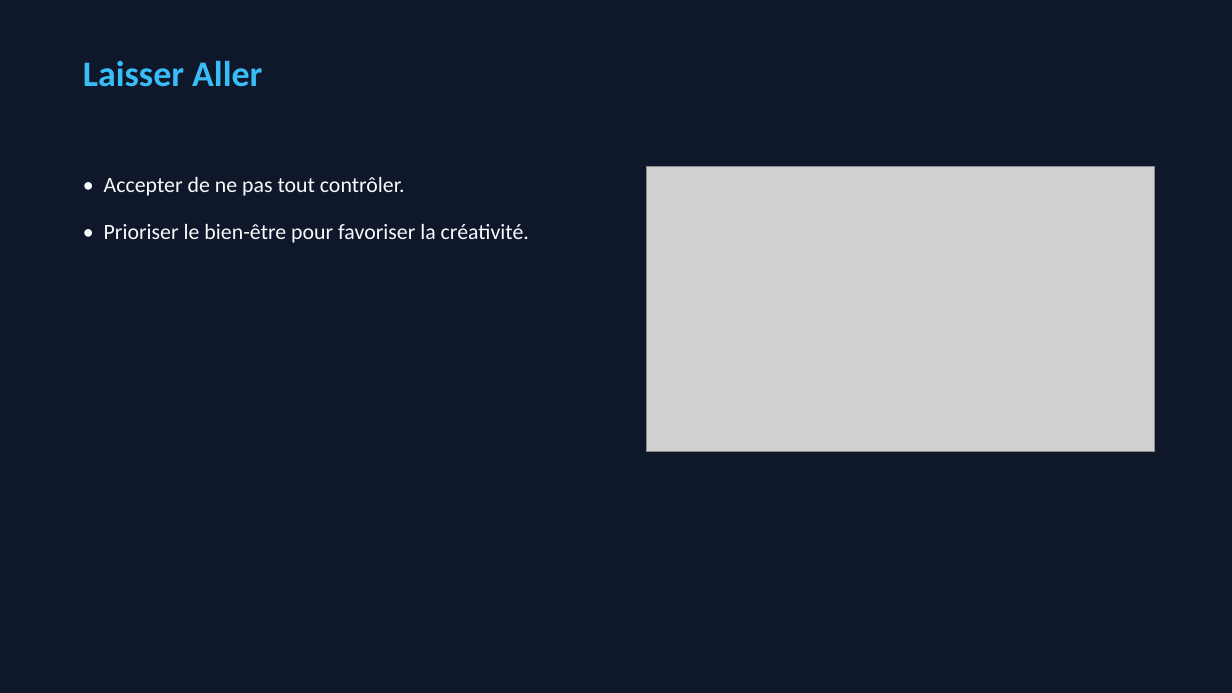
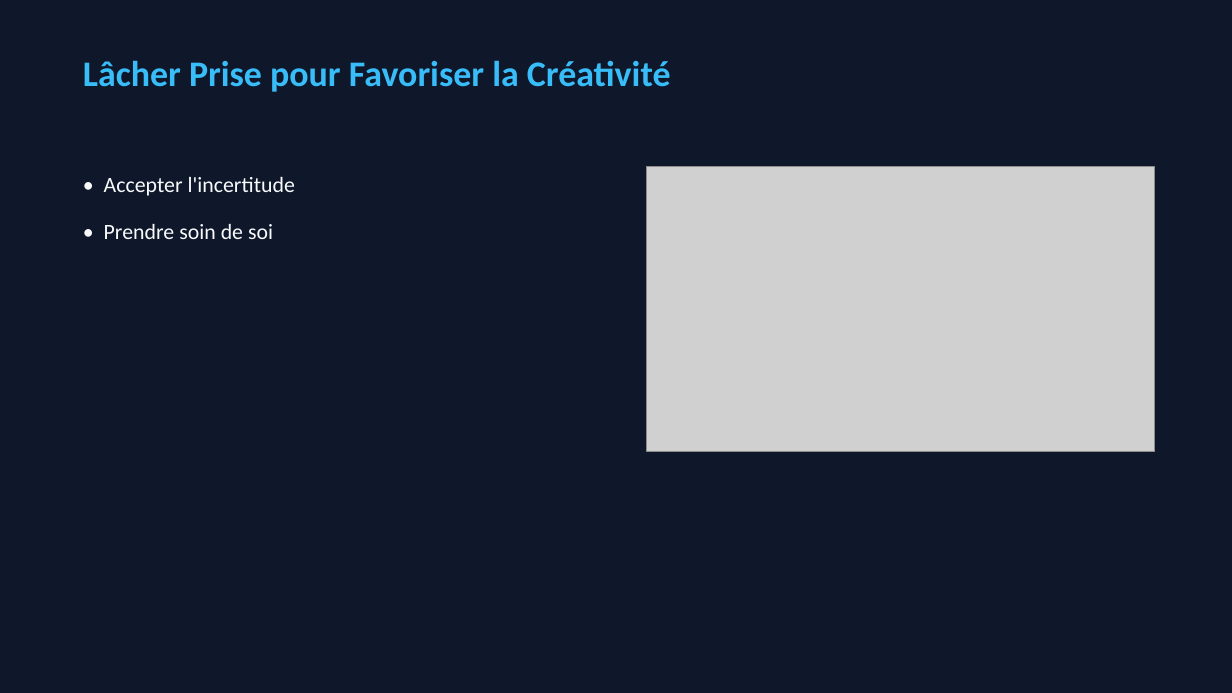
Before and after one commit to caroheymes/video-2-powerpoint-and-more, a slide deck: slide 5 of demo/output/presentation.pptx (slide 4 before the commit). Drawn at 1232x693 pixels with LibreOffice and Linux fonts; fonts in the diff are those of the drawing; grey boxes stand for pictures. Boxes give left, top, right and bottom in pixels: in the first picture for what was removed or moved away, otherwise in the second. Text is boxed around its words. In the diff, an @@ line names an element or a change of style, - is before the commit and + after.

```diff
--- a/demo/output/presentation.pptx
+++ b/demo/output/presentation.pptx
@@ text at [83, 60, 671, 92]: text changed @@
-Laisser Aller
+Lâcher Prise pour Favoriser la Créativité
@@ text at [104, 177, 295, 239]: text changed @@
-• Accepter de ne pas tout contrôler.
-• Prioriser le bien-être pour favoriser la créativité.
+• Accepter l'incertitude
+• Prendre soin de soi
```
Also in this commit, not shown: 1 other slide changed, 8 slides added, 2 slides removed, 10 other files.
